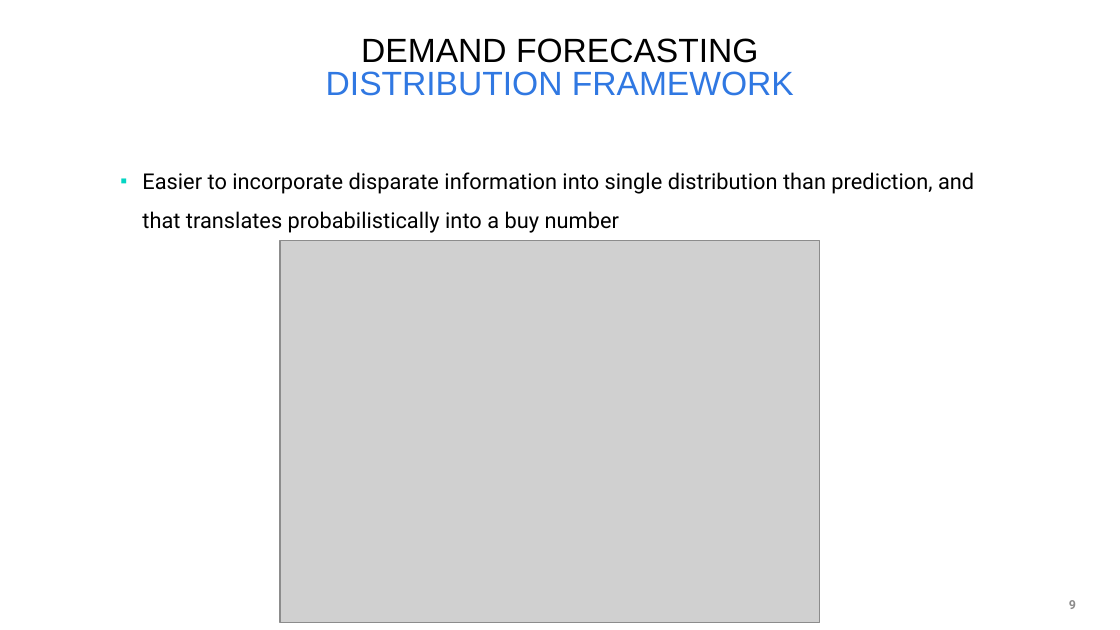
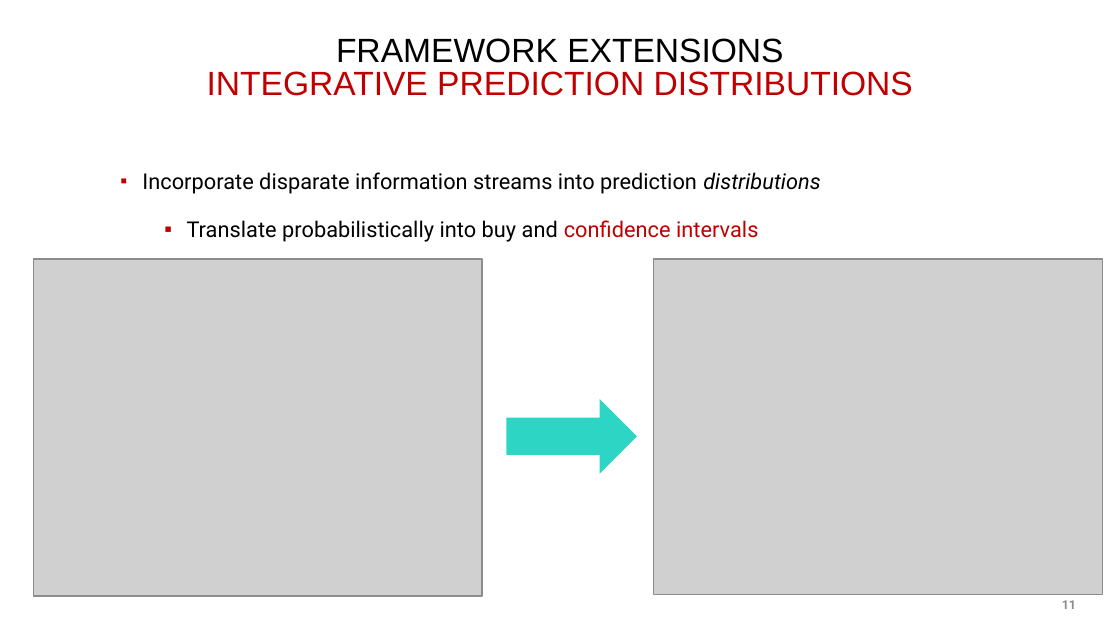
Before and after one commit to cwcomiskey/Misc, a slide deck: slide 11 of adidas/7June2019_putting.pptx (slide 9 before the commit). Drawn at 1120x630 pixels with LibreOffice and Linux fonts; fonts in the diff are those of the drawing; grey boxes stand for pictures; background and template pictures are left out. Boxes give left, top, right and bottom in pixels: in the first picture for what was removed or moved away, otherwise in the second. Text is boxed around its words. In the diff, an @@ line names an element or a change of style, - is before the commit and + after.

```diff
--- a/adidas/7June2019_putting.pptx
+++ b/adidas/7June2019_putting.pptx
@@ title at (207, 38, 913, 96): text changed; text colour #3078E2 to #C00000 @@
-DEMAND FORECASTING
-DISTRIBUTION FRAMEWORK
+FRAMEWORK EXTENSIONS
+INTEGRATIVE PREDICTION DISTRIBUTIONS
@@ text at (142, 172, 820, 242): text changed @@
-  ▪ Easier to incorporate disparate information into single distribution than prediction, and that translates probabilistically into a buy number
+  ▪ Incorporate disparate information streams into prediction distributions
+    ▪ Translate probabilistically into buy and confidence intervals
@@ picture added at (34, 259, 483, 596) @@
@@ picture removed at (280, 241, 820, 624) @@
@@ picture added at (653, 259, 1102, 594) @@
@@ right arrow added at (506, 399, 637, 474), fill #2CD5C4 @@
@@ page number at (1062, 600, 1076, 609): text changed @@
-9
+11
```
Also in this commit, not shown: 10 other slides changed, 2 slides added, 1 other file.
